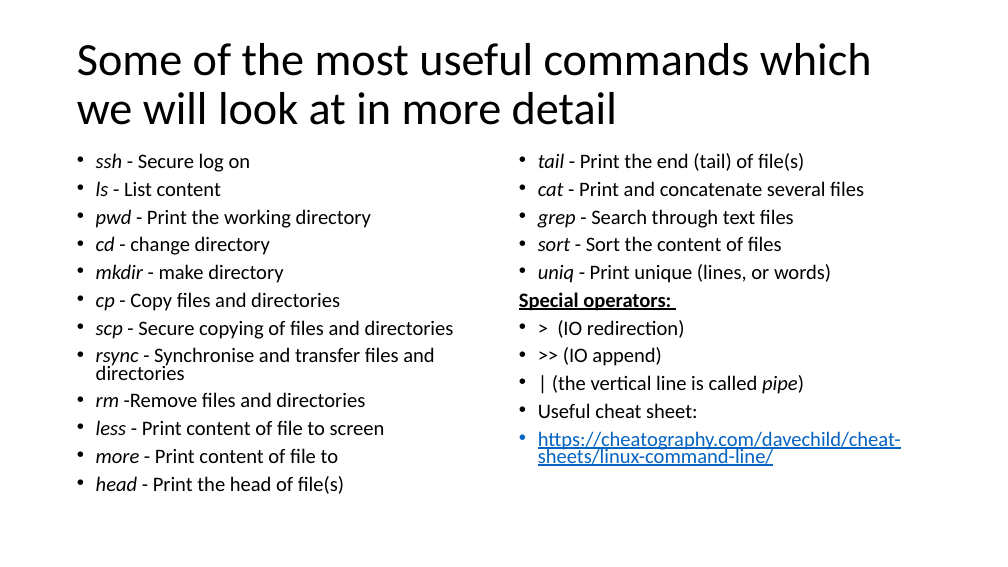
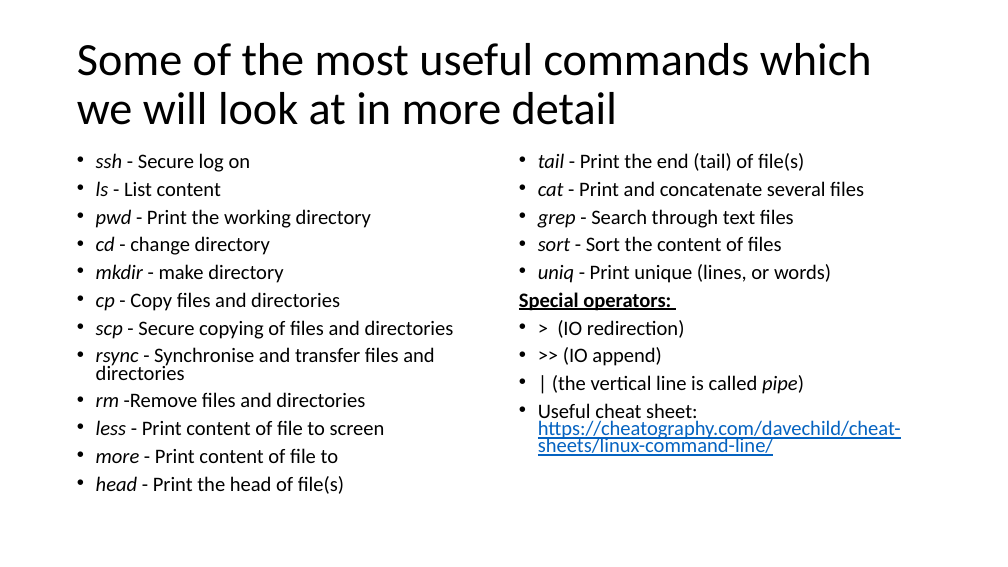
Before and after one commit to krabberod/bios3010-unix-linux, a slide deck: slide 4 of Lectures/3_commands.pptx (slide 2 before the commit). Drawn at 1008x567 pixels with LibreOffice and Linux fonts; fonts in the diff are those of the drawing. Boxes give left, top, right and bottom in pixels: in the first picture for what was removed or moved away, otherwise in the second. Text is boxed around its words. In the diff, an @@ line names an element or a change of style, - is before the commit and + after.

```diff
--- a/Lectures/3_commands.pptx
+++ b/Lectures/3_commands.pptx
@@ text at (538,403,901,456): text changed @@
-• Useful cheat sheet:
-• https://cheatography.com/davechild/cheat-sheets/linux-command-line/
+• Useful cheat sheet: https://cheatography.com/davechild/cheat-sheets/linux-command-line/
```
Also in this commit, not shown: 1 other slide changed, 3 slides added, 11 other files.
